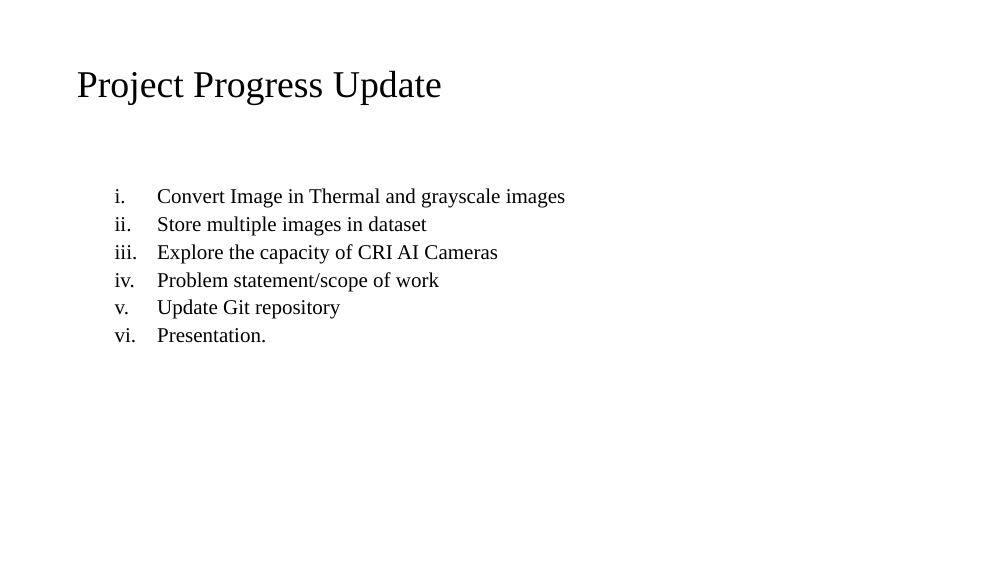
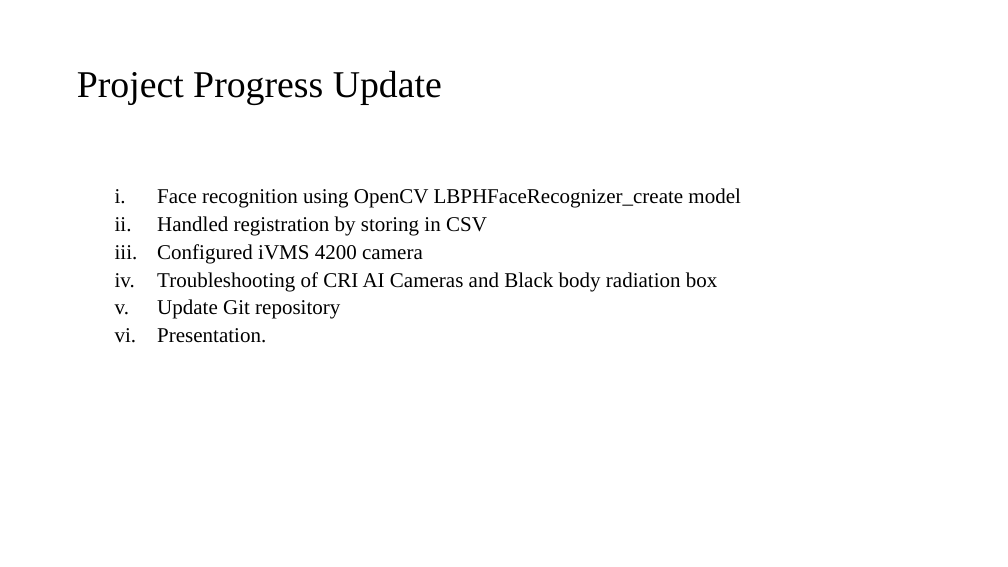
Before and after one commit to tilakpandya/Face_Recognition_Using_Thermal_Images, a slide deck: slide 6 of CRI AI Camaras.pptx (slide 5 before the commit). Drawn at 1008x567 pixels with LibreOffice and Linux fonts; fonts in the diff are those of the drawing; background and template pictures are left out. Boxes give left, top, right and bottom in pixels: in the first picture for what was removed or moved away, otherwise in the second. Text is boxed around its words. In the diff, an @@ line names an element or a change of style, - is before the commit and + after.

```diff
--- a/CRI AI Camaras.pptx
+++ b/CRI AI Camaras.pptx
@@ text at (x1=157, y1=188, x2=741, y2=291): text changed @@
-  i. Convert Image in Thermal and grayscale images
-  ii. Store multiple images in dataset
-  iii. Explore the capacity of CRI AI Cameras
-  iv. Problem statement/scope of work
+  i. Face recognition using OpenCV LBPHFaceRecognizer_create model
+  ii. Handled registration by storing in CSV
+  iii. Configured iVMS 4200 camera
+  iv. Troubleshooting of CRI AI Cameras and Black body radiation box
```
Also in this commit, not shown: 4 other slides changed, 2 slides added, 1 slide removed, 2 other files.
